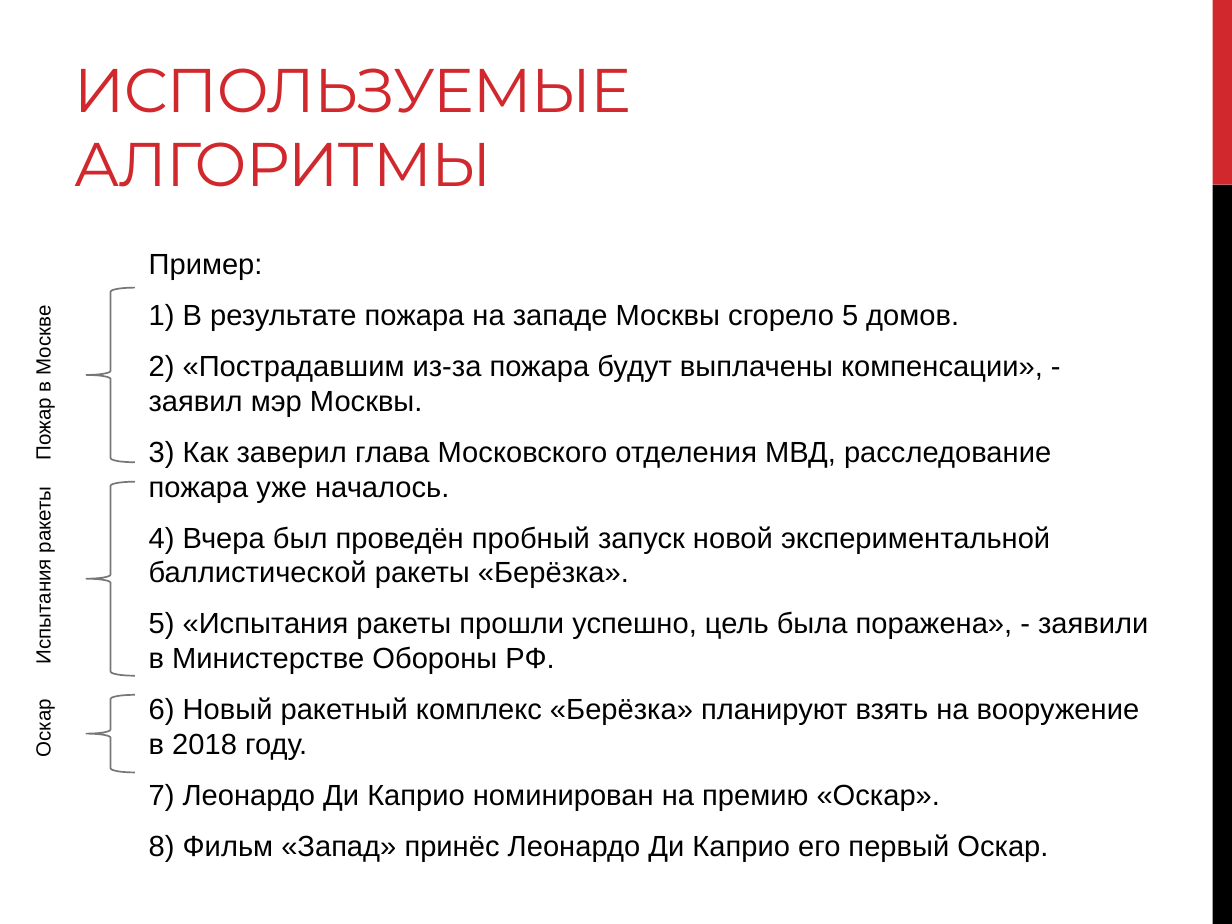
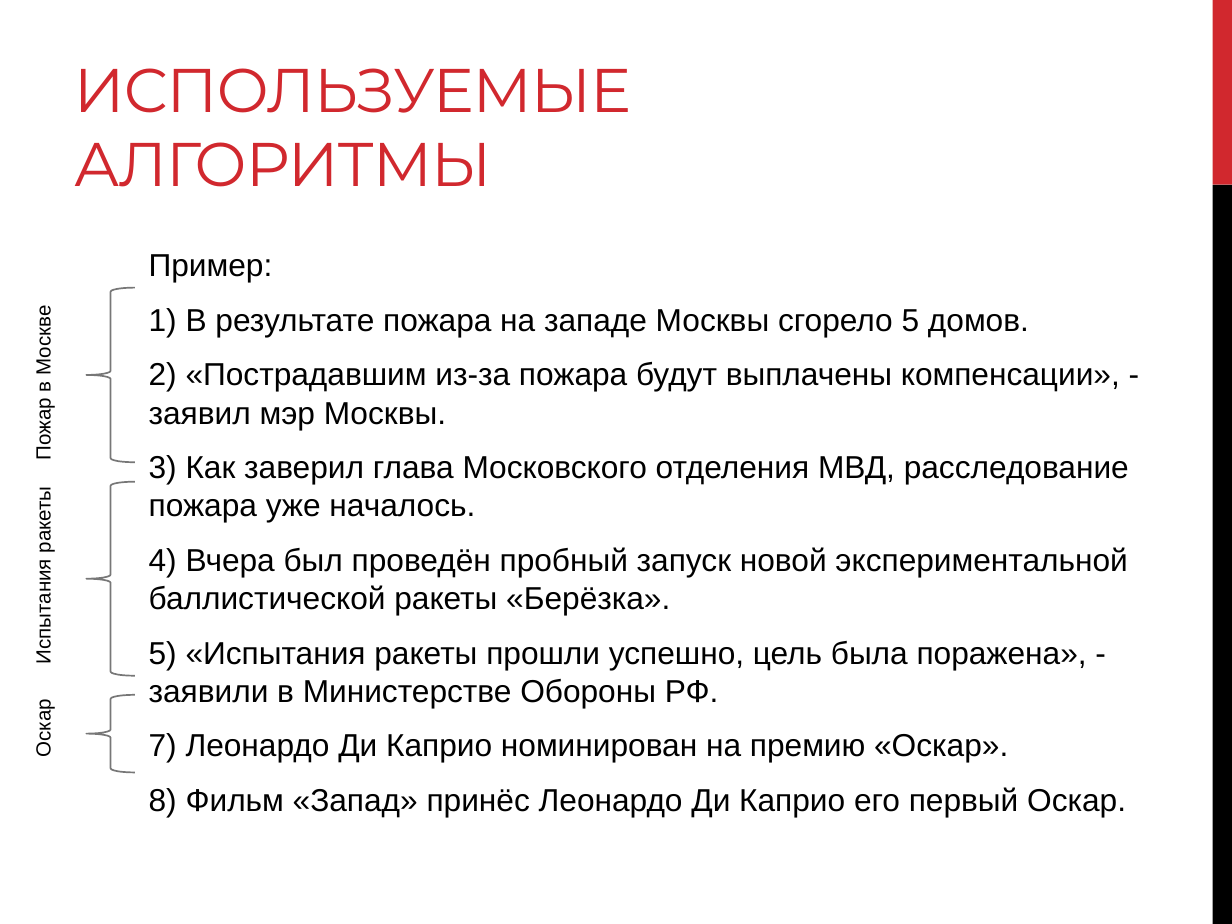
Before and after one commit to dgaidamashko/Clustering-Search-Results, a slide deck: slide 9 of Дипломная записка/ClusteringSearchResults.pptx. Drawn at 1232x924 pixels with LibreOffice and Linux fonts; fonts in the diff are those of the drawing. Boxes give left, top, right and bottom in pixels: in the first picture for what was removed or moved away, otherwise in the second. Text is boxed around its words. In the diff, an @@ line names an element or a change of style, - is before the commit and + after.

```diff
--- a/Дипломная записка/ClusteringSearchResults.pptx
+++ b/Дипломная записка/ClusteringSearchResults.pptx
@@ text "Пример:" at (149, 254, 1129, 817): size 17 to 18.5 pt @@
@@ text at (149, 697, 1140, 760): paragraph removed @@
-6) Новый ракетный комплекс «Берёзка» планируют взять на вооружение в 2018 году.
```
Also in this commit, not shown: 3 other files.
